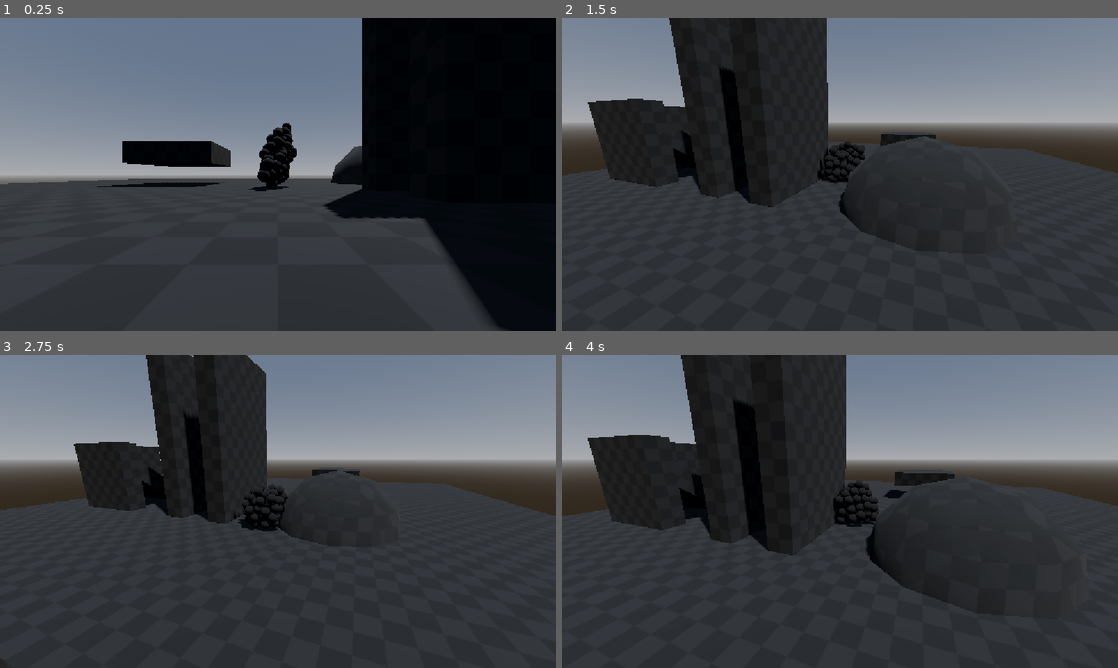
Above: before the commit, frames 1-4 (two rows, left to right).
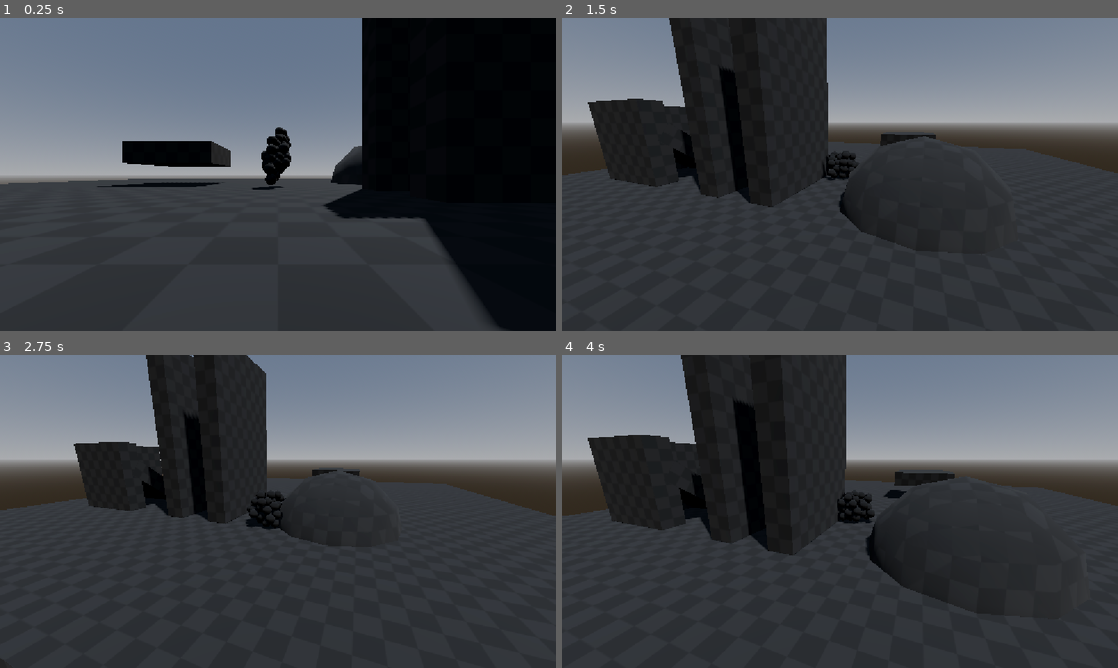
Above: after the commit, the same moments.

Repository: bigdcdog/Speek
Game: Godot game, scene res://scenes/main.tscn
Two runs of this game, one before a commit and one after it. Both use one fixed random seed, a clock stepped at 60 frames per second and the inputs below.
Inputs (mouse positions are in pixels of both pictures, inside the frame that each line leads up to):
- Up to frame 1 (0.25 s): no input
- Up to frame 2 (1.5 s): move the mouse to (962, 158) at 0.52 s; hold D (right) 0.53-1.28 s; hold Right mouse button (drag) 0.53-1.28 s; move the mouse to (728, 190) at 1.27 s; hold S (backward) from 1.28 s (still down); tap Mouse wheel up (zoom_in) at 1.35 s
- Up to frame 3 (2.75 s): move the mouse to (333, 442) at 2.02 s; release S (backward) at 2.03 s; hold D (right) from 2.03 s (still down); tap Mouse wheel down (zoom_out) at 2.1 s
- Up to frame 4 (4 s): move the mouse to (812, 574) at 2.77 s; release D (right) at 2.78 s; hold W (forward) 2.78-3.53 s; right-click (812, 574) at 2.85 s; move the mouse to (1006, 558) at 3.52 s; hold A (left) from 3.53 s (still down); tap Mouse wheel up (zoom_in) at 3.6 s

The runs differ from the first frame. In frame 1, 0.5% of the frame differs, in the area x 44-54%, y 33-56%; in frame 2, 0.4%; in frame 3, 0.4%; in frame 4, 0.5%.

Commit message:
should be final update to movement
i have about a week to make the map and any additional things i want to add

Diff:
--- a/scenes/chunk.tscn
+++ b/scenes/chunk.tscn
@@ -17,6 +17,7 @@
 contact_monitor = true
 max_contacts_reported = 8
 script = ExtResource("1_jas4a")
+max_distance = 5.0
 
 [node name="collision" type="CollisionShape3D" parent="." unique_id=334336060]
 shape = SubResource("SphereShape3D_g4v7s")
--- a/scenes/chunk_manager.tscn
+++ b/scenes/chunk_manager.tscn
@@ -9,6 +9,8 @@
 
 [node name="chunk_manager" type="Node3D" unique_id=1375283603]
 script = ExtResource("1_0oixa")
+link_create_multiplier = 1.0
+link_break_multiplier = 1.5
 
 [node name="target" type="CharacterBody3D" parent="." unique_id=1248111874]
 collision_layer = 2
--- a/scripts/chunk.gd
+++ b/scripts/chunk.gd
@@ -26,8 +26,6 @@
 @export_range(0.0, 1.0) var link_stiffness := 0.5
 @export_range(0.0, 1.0) var link_damping := 0.8
 @export var max_pull := 300.0
-@export var recall_distance := 8.0
-@export var enable_recall := false
 
 @export_group("chunk surface")
 @export var adhesion_strength := 20.0
@@ -141,7 +139,6 @@
 	var spring: float = link_stiffness / (state.step * state.step)
 	var damper: float = link_damping / state.step
 	var pull := Vector3.ZERO
-	var nearest = null
 	var nearest_distance: float = INF
 	for i in range(links.size()):
 		var link = links[i]
@@ -151,7 +148,6 @@
 		var distance: float = offset.length()
 		if distance < nearest_distance:
 			nearest_distance = distance
-			nearest = link
 		if distance < 0.0001:
 			continue
 		var direction: Vector3 = offset / distance
@@ -159,13 +155,6 @@
 		var separating: float = (link.linear_velocity - state.linear_velocity).dot(direction)
 		pull += direction * (stretch * spring + separating * damper) * gains[i]
 	state.apply_central_force(pull.limit_length(max_pull))
-	if enable_recall and nearest != null and nearest_distance > recall_distance:
-		recall(state, nearest)
-
-func recall(state: PhysicsDirectBodyState3D, to) -> void:
-	state.transform.origin = to.global_position + Vector3.UP * radius * 2.0
-	state.linear_velocity = to.linear_velocity
-	state.angular_velocity = Vector3.ZERO
 
 func adhesion(state: PhysicsDirectBodyState3D) -> void:
 	if surface_normal == Vector3.ZERO:
@@ -180,6 +169,8 @@
 		return
 	var hold: float = hold_distance()
 	var multiplier: float = pow(clampf((target_distance - hold) / maxf(max_distance - hold, 0.001), 0.0, 1.0), 0.5)
+	if target_distance > max_distance:
+		multiplier = 0.0
 	var held: float = clampf(float(integrity) / maxf(float(integrity_gain), 0.001), 0.0, 1.0)
 	state.apply_central_force(target_direction * multiplier * held * strength * chunk_scale)
 
@@ -207,6 +198,15 @@
 	links.clear()
 	rests.clear()
 	gains.clear()
+
+func _ready() -> void:
+	var new_mesh := SphereMesh.new()
+
+	var new_material := StandardMaterial3D.new()
+
+
+	new_mesh.material = new_material
+	mesh.mesh = new_mesh
 
 func _integrate_forces(state: PhysicsDirectBodyState3D) -> void:
 	capture_contacts(state)
--- a/scripts/chunk_manager.gd
+++ b/scripts/chunk_manager.gd
@@ -7,16 +7,15 @@
 @export_category("chunk_settings")
 
 @export_group("chunk initialisation")
-@export var chunk_count := 50
-@export var spawn_position := Vector3(0.0, 1.0, 0.0)
+@export var base_chunk_count := 50
+@export var base_spawn_position := Vector3(0.0, 1.0, 0.0)
+@export var base_chunk_radius = 0.2
+@export var base_chunk_color : Color = Color.html("080808")
 
 @export_group("chunk group sizes")
 @export var near_end := 10
 @export var mid_end := 40
 @export var chunk_mid_size := 10
-
-@export_group("chunk visuals")
-@export var base_chunk_radius = 0.2
 
 @export_group("chunk links")
 @export var max_connections := 5
@@ -28,7 +27,7 @@
 var chunks: Array = []
 var topology_timer := 0.0
 
-func spawn_chunk(chunk_radius, chunk_position) -> void:
+func spawn_chunk(chunk_radius, chunk_position, chunk_color) -> void:
 	var chunk = CHUNK_SCENE.instantiate()
 	add_child(chunk)
 	chunk.position = chunk_position
@@ -37,17 +36,17 @@
 	chunk.collision.shape.radius = chunk_radius
 	chunk.mesh.mesh.radius = chunk_radius
 	chunk.mesh.mesh.height = chunk_radius * 2
+	chunk.mesh.mesh.material.albedo_color = chunk_color
 	chunks.append(chunk)
 
 func update_mesh() -> void:
-	var create_distance: float = base_chunk_radius * link_create_multiplier
-	var break_distance: float = base_chunk_radius * link_break_multiplier
 	for chunk in chunks:
 		for link in chunk.links.duplicate():
 			if not is_instance_valid(link):
 				chunk.unlink_from(link)
 				continue
 			var distance: float = chunk.global_position.distance_to(link.global_position)
+			var break_distance: float = (chunk.radius + link.radius) * link_break_multiplier
 			if distance > break_distance:
 				chunk.unlink_from(link)
 	var connections: Dictionary = {}
@@ -61,6 +60,7 @@
 			if a.links.has(b):
 				continue
 			var distance: float = a.global_position.distance_to(b.global_position)
+			var create_distance: float = (a.radius + b.radius) * link_create_multiplier
 			if distance <= create_distance:
 				candidates.append({"a": a,"b": b,"distance": distance})
 	candidates.sort_custom(func(a: Dictionary, b: Dictionary) -> bool: return a["distance"] < b["distance"])
@@ -124,8 +124,8 @@
 		chunk.pick_base()
 
 func _ready() -> void:
-	for i in range(100):
-		spawn_chunk(base_chunk_radius, spawn_position)
+	for i in range(base_chunk_count):
+		spawn_chunk(base_chunk_radius, base_spawn_position, base_chunk_color)
 	update_mesh()
 	assign_targets()
 	update_integrity()
